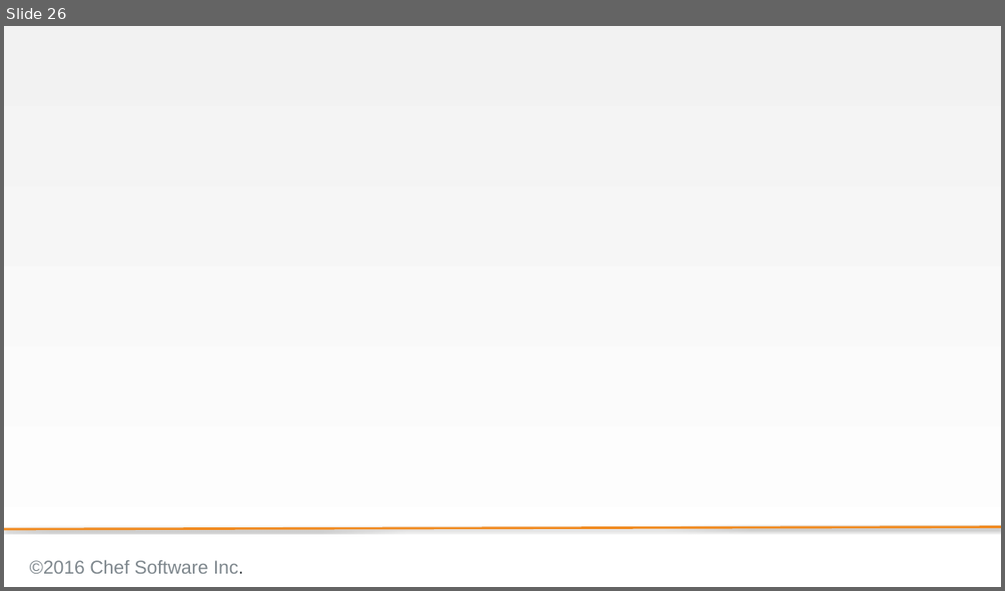
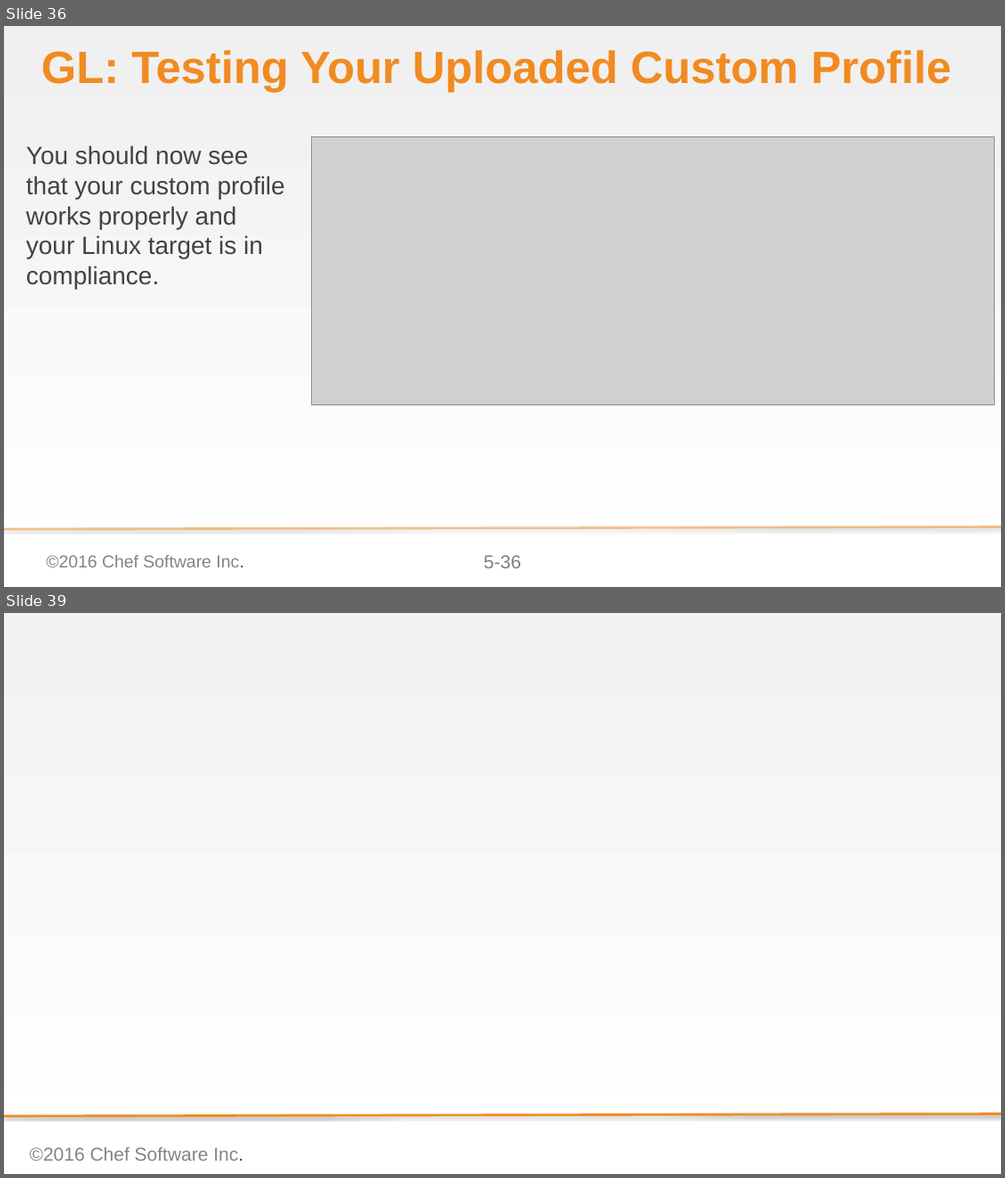
Before and after one commit to bchamby/chef-compliance-installation-configuration-operation, a slide deck: 05-creating-custom-profiles.pptx. Shown one above the other, each under a label of ours: slide 26 before the commit, slides 36 and 39 after it; the slides between them are not shown. The pictures are 1005x591 and 1005x1178 pixels, drawn with LibreOffice and Linux fonts; fonts in the diff are those of the drawing; grey boxes stand for pictures; background and template pictures are left out. Boxes give left, top, right and bottom in pixels: in the first picture for what was removed or moved away, otherwise in the second. Text is boxed around its words. In the diff, an @@ line names an element or a change of style, - is before the commit and + after.

Commit message:
Rewrote 05-creating-custom-profiles to support inspec 0.14.7. on target nodes

```diff
--- a/05-creating-custom-profiles.pptx
+++ b/05-creating-custom-profiles.pptx
@@ slide 36 added at (4,26,1001,587), background gradient #F0F0F0 to #FFFFFF @@
@@ title added at (41,50,952,93), 58 pt, text #F18B21, bold @@
+GL: Testing Your Uploaded Custom Profile
@@ text added at (26,145,285,289), 32 pt, text #3E4346 @@
+You should now see that your custom profile works properly and your Linux target is in compliance.
@@ picture added at (311,137,994,404) @@
@@ line added from (1001, 527) to (4, 529), #F18B21 3 pt @@
@@ text added at (46,555,244,567), 22.2 pt, text #7D868C @@
+©2016 Chef Software Inc.
@@ page number added at (484,555,521,568), 24 pt, text #7F7F7F @@
+5-36
@@ what was slide 26 is now slide 39 @@
```
Also in this commit, not shown: 3 slides changed, 12 other slides added.
